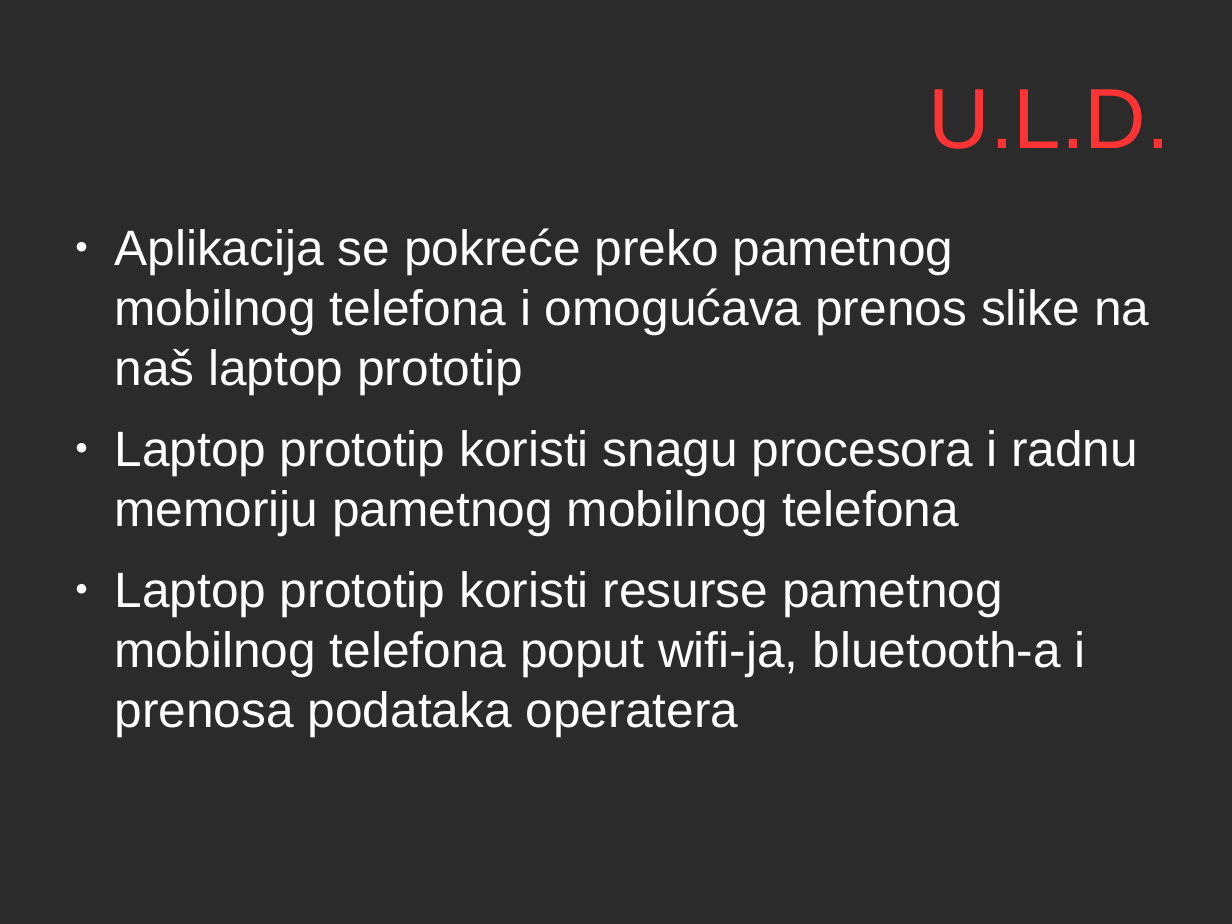
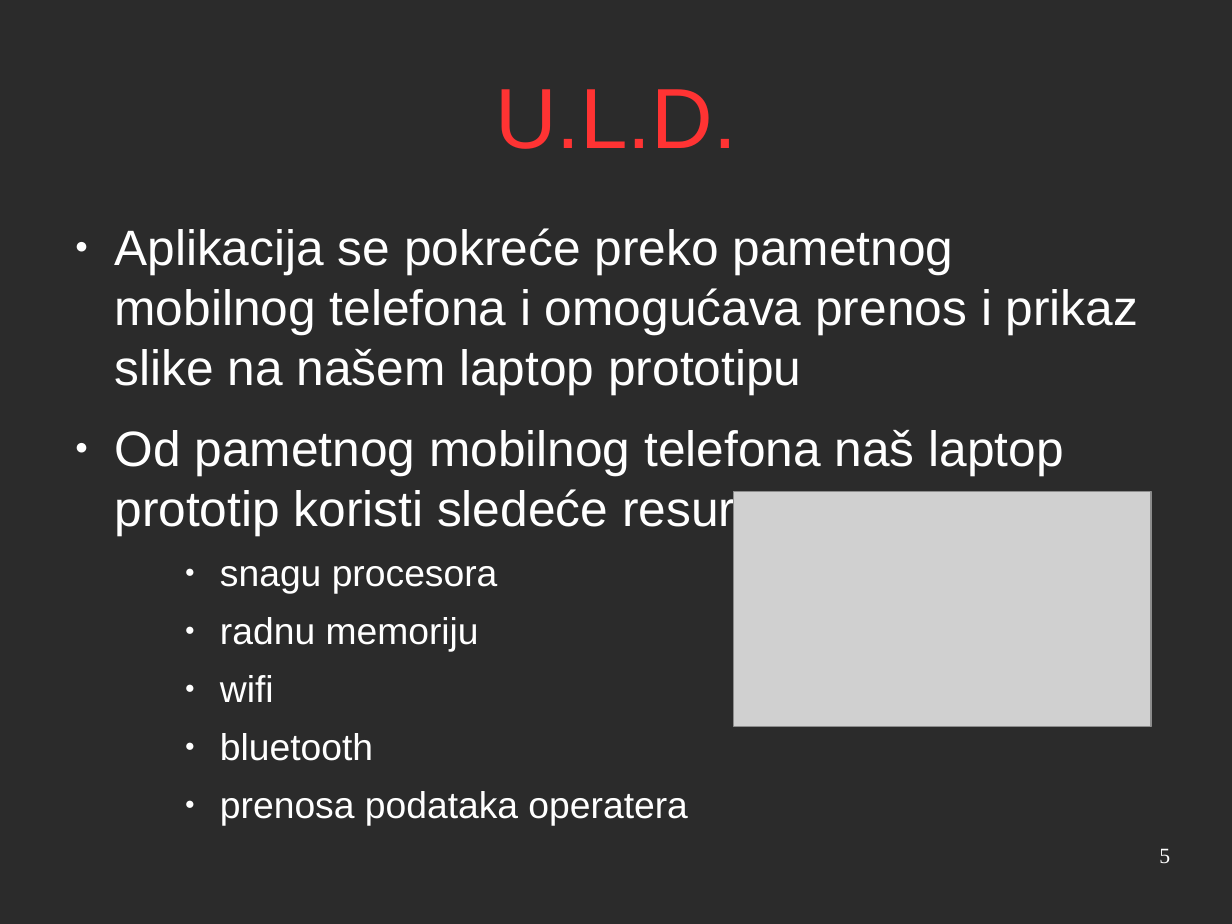
Before and after one commit to salesh/UpravljanjeProjektima, a slide deck: slide 5 of prezentacija/prezentacija.odp. Drawn at 1232x924 pixels with LibreOffice and Linux fonts; fonts in the diff are those of the drawing; grey boxes stand for pictures; background and template pictures are left out; a plain dark background stands for a picture behind light text. Boxes give left, top, right and bottom in pixels: in the first picture for what was removed or moved away, otherwise in the second. Text is boxed around its words. In the diff, an @@ line names an element or a change of style, - is before the commit and + after.

```diff
--- a/prezentacija/prezentacija.odp
+++ b/prezentacija/prezentacija.odp
@@ title "U.L.D." at box(495, 89, 737, 149): alignment right to centre @@
@@ text at box(114, 228, 1138, 761): text changed @@
-● Aplikacija se pokreće preko pametnog mobilnog telefona i omogućava prenos slike na naš laptop prototip
-● Laptop prototip koristi snagu procesora i radnu memoriju pametnog mobilnog telefona
-● Laptop prototip koristi resurse pametnog mobilnog telefona poput wifi-ja, bluetooth-a i prenosa podataka operatera
+● Aplikacija se pokreće preko pametnog mobilnog telefona i omogućava prenos i prikaz slike na našem laptop prototipu
+● Od pametnog mobilnog telefona naš laptop prototip koristi sledeće resurse:
+    ● snagu procesora
+    ● radnu memoriju
+    ● wifi
+    ● bluetooth
+    ● prenosa podataka operatera
@@ picture added at box(735, 492, 1152, 727) @@
@@ page number added at box(1159, 848, 1170, 864), 14 pt, text #FFFFFF @@
+5
```
Also in this commit, not shown: 9 other slides changed, 2 other files.
